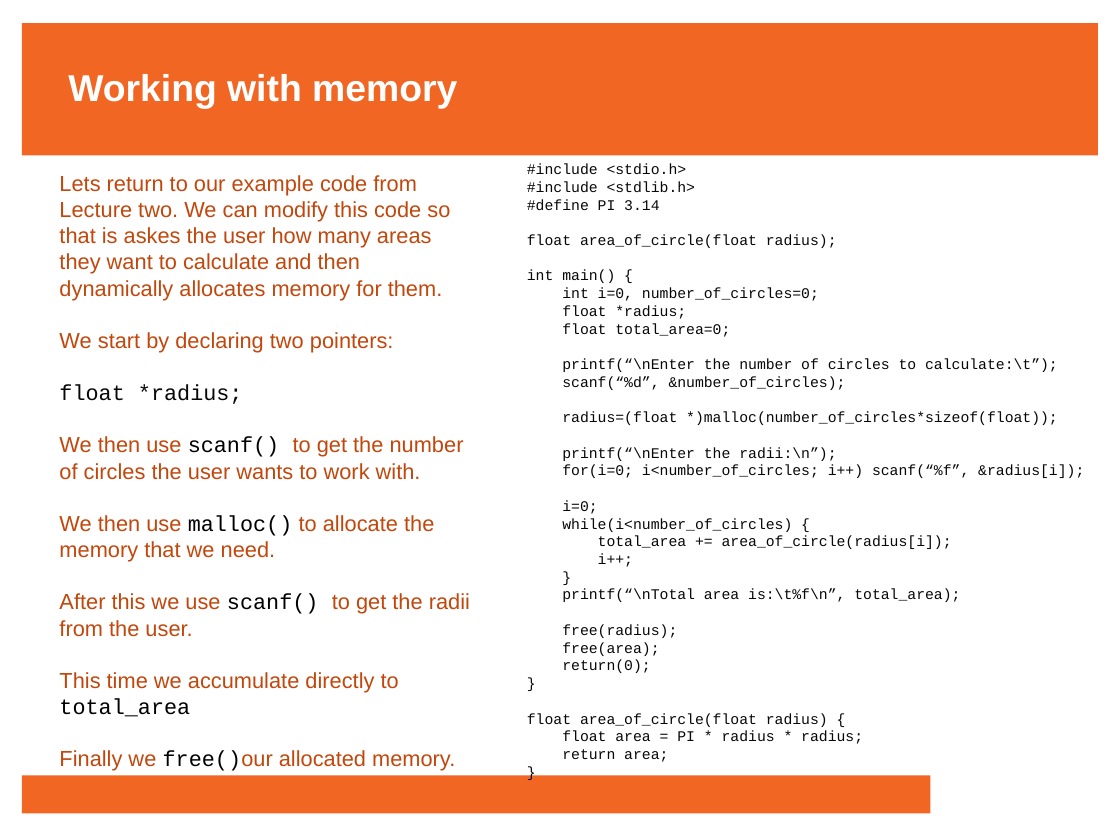
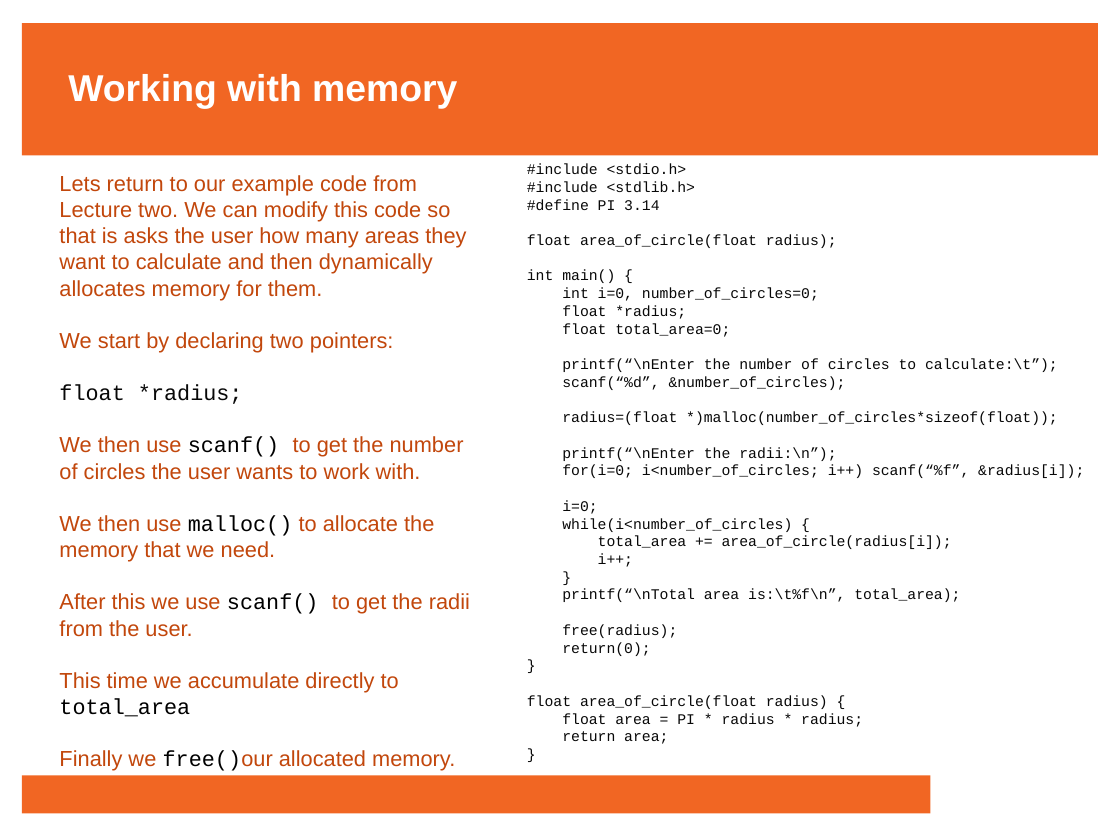
Before and after one commit to francisjudd/CWM-HPC, a slide deck: slide 32 of lectures/pptx/5_Lecture_five.pptx. Drawn at 1120x840 pixels with LibreOffice and Linux fonts; fonts in the diff are those of the drawing; background and template pictures are left out. Boxes give left, top, right and bottom in pixels: in the first picture for what was removed or moved away, otherwise in the second. Text is boxed around its words. In the diff, an @@ line names an element or a change of style, - is before the commit and + after.

Commit message:
Fixed typos in lecture 5

```diff
--- a/lectures/pptx/5_Lecture_five.pptx
+++ b/lectures/pptx/5_Lecture_five.pptx
@@ text at (x1=59, y1=175, x2=466, y2=300): text changed @@
-Lets return to our example code from Lecture two. We can modify this code so that is askes the user how many areas they want to calculate and then dynamically allocates memory for them.
+Lets return to our example code from Lecture two. We can modify this code so that is asks the user how many areas they want to calculate and then dynamically allocates memory for them.
@@ text at (x1=562, y1=642, x2=659, y2=656): paragraph removed @@
-free(area);
```
Also in this commit, not shown: 1 other slide changed, 1 other file.
